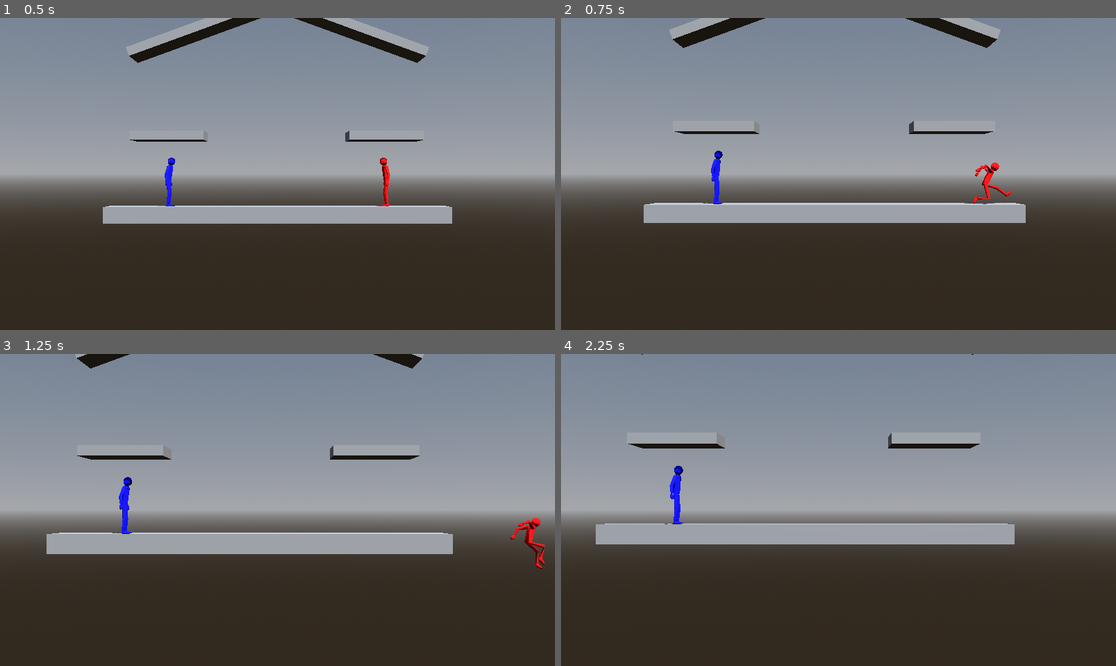
Above: before the commit, frames 1-4 (two rows, left to right).
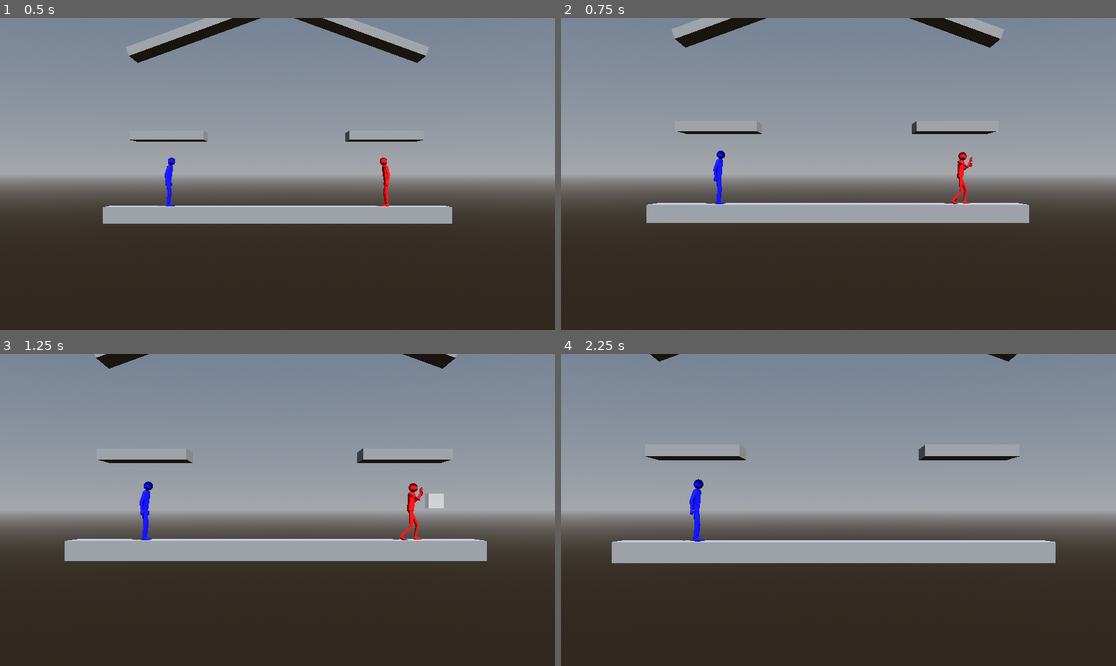
Above: after the commit, the same moments.

Repository: CocoMarck/SuperSmashTux
Game: Godot game, scene res://scenes/main.tscn
Same seed, same stepped clock (60 frames per second), same inputs: the game is played once before the commit and once after it.
Inputs:
- Up to frame 1 (0.5 s): no input
- Up to frame 2 (0.75 s): hold Right (player1_move_right) from 0.53 s (still down); tap K (player1_attack) at 0.6 s
- Up to frame 3 (1.25 s): keep holding Right (player1_move_right); tap / (player1_jump) at 0.77 s
- Up to frame 4 (2.25 s): release Right (player1_move_right) at 1.28 s; hold Down (player1_move_down) 1.28-2.03 s; tap O (player1_grab) at 1.35 s; tap / (player1_jump) at 1.52 s; hold Right (player1_move_right) from 2.03 s (still down); hold P (player1_shield) from 2.03 s (still down)

Frame 1 is identical in both runs. In frame 2, 1.0% of the frame differs, in the area x 14-85%, y 0-66%; in frame 3, 6.7%; in frame 4, 11%, in the area x 6-90%, y 0-68%.

Commit message:
input buffer added

Diff:
--- a/scripts/fighter.gd
+++ b/scripts/fighter.gd
@@ -340,20 +340,21 @@
 		_attack_direction.z = 0.0
 
 		# Ataque en piso
+		var direction_buffered = _is_direction_buffer() # Margen de error de precion de direccion.
 		var init_attack = true
 		if states.neutral:
 			_current_attack = _attacks.ground_neutral
-		elif states.moving and (_left_pressed or _right_pressed):
+		elif states.moving and direction_buffered:
 			_current_attack = _attacks.heavy_side
 		elif states.walking:
 			_current_attack = _attacks.forward
 		elif states.running:
 			_current_attack = _attacks.dash
-		elif states.neutral_crouch and _down_pressed:
+		elif states.neutral_crouch and direction_buffered:
 			_current_attack = _attacks.heavy_down
 		elif states.neutral_crouch:
 			_current_attack = _attacks.down
-		elif states.neutral_up and _up_pressed:
+		elif states.neutral_up and direction_buffered:
 			_current_attack = _attacks.heavy_up
 		elif states.neutral_up:
 			_current_attack = _attacks.up
--- a/scripts/helpers/game_balance.gd
+++ b/scripts/helpers/game_balance.gd
@@ -8,8 +8,11 @@
 - Duración de habilidades compartidas de forma igualitaria: Como duración de shield. (Grab puede variar).
 '''
 
-# Constantes | Shield
+# Shield
 const SHIELD_STUN_DURATION :float = 0.8
 const ROLL_SHIELD_COST_RATIO : float = 0.1
 const SHIELD_DURATION: float = 5.0
 const SHIELD_REGENERATION_DURATION: float = 0.5
+
+# Input
+const INPUT_BUFFER_WINDOW: float = 0.15
--- a/scripts/person.gd
+++ b/scripts/person.gd
@@ -98,6 +98,9 @@
 var _was_move_left: bool = false
 var _left_pressed: bool = false
 
+# Propiedades privadas buffer temporal
+var _direction_buffer_timer: float = 0.0
+
 # Propiedades privadas | Agarre de orillas.
 var _hanging_ledge: GroundPlatform = null
 var _hanging_right_side: bool = false
@@ -184,8 +187,10 @@
 	_drop_through_count = 0.0
 	_set_x_not_zero_value( _get_initial_facing() )
 
-
 # Funciones | Mover
+func _is_direction_buffer() -> bool:
+	return _direction_buffer_timer > 0
+
 func _move(delta: float, signals: VerticalForceSignals) -> MoveSignals:
 	'''
 	Movimientos.
@@ -214,6 +219,13 @@
 	_was_move_up = _move_up
 	_was_move_left = _move_left
 	_was_move_right = _move_right
+
+	# Margen de error para flancos de input
+	if _is_direction_buffer():
+		_direction_buffer_timer -= delta
+	else:
+		if (_down_pressed or _up_pressed or _left_pressed or _right_pressed):
+			_direction_buffer_timer = GameBalance.INPUT_BUFFER_WINDOW
 
 	# Variables | Direccion de movimiento horizontal
 	# Solo actualizar direccion en el piso.
